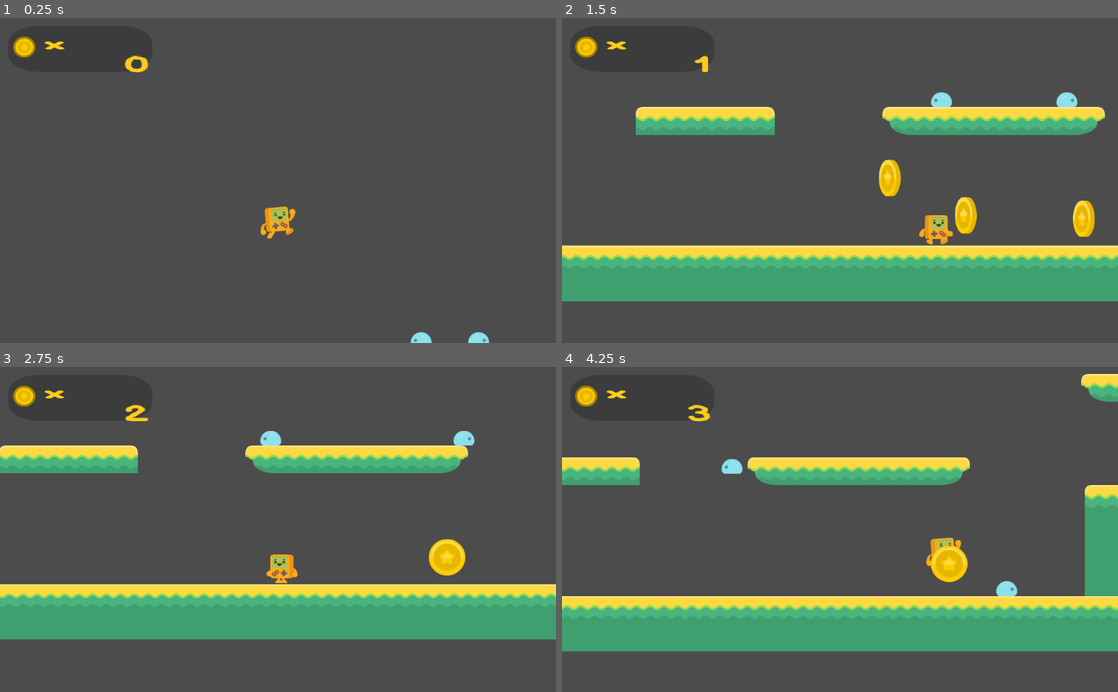
Above: before the commit, frames 1-4 (two rows, left to right).
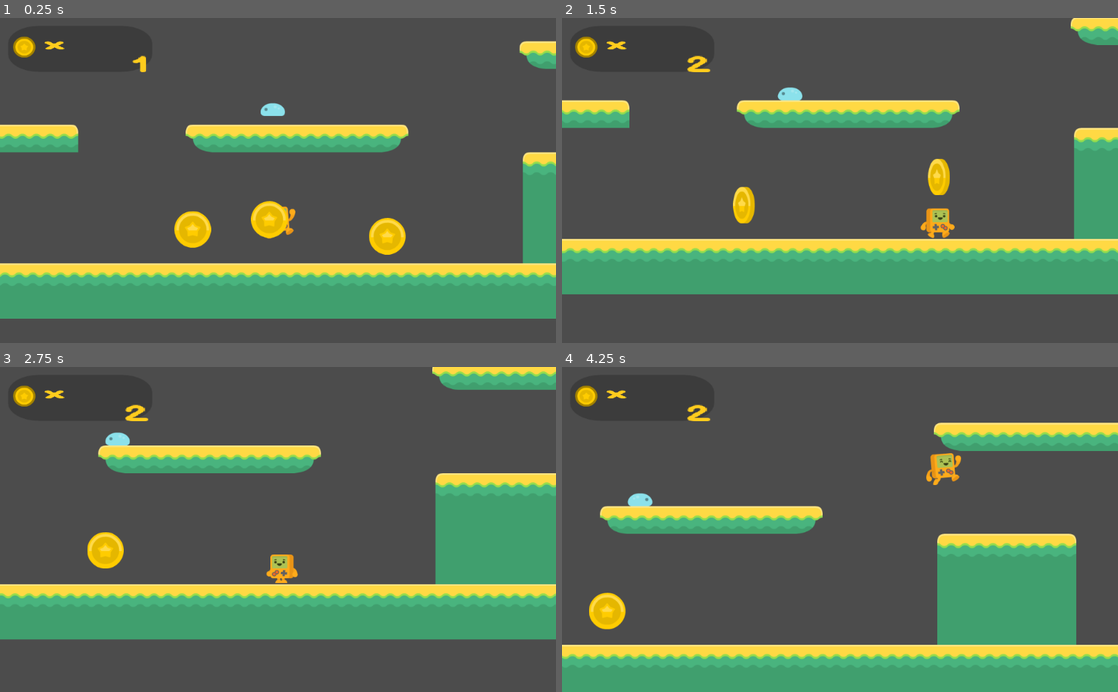
Above: after the commit, the same moments.

Repository: mcgranpa/Platform2D-BornCG
Game: Godot game, scene res://Levels/Level1.tscn
The game is run twice, just before and just after one commit, with the same random seed, the same clock (stepped at 60 frames per second) and the same inputs.
Inputs:
- Up to frame 1 (0.25 s): no input
- Up to frame 2 (1.5 s): hold D (right) from 0.53 s (still down); tap Space (jump) at 0.77 s
- Up to frame 3 (2.75 s): tap Space (jump) at 1.52 s; release D (right) at 2.03 s; hold Left (left) from 2.03 s (still down)
- Up to frame 4 (4.25 s): release Left (left) at 2.78 s; hold D (right) from 2.78 s (still down); tap Space (jump) at 3.02, 3.77 s

The runs differ from the first frame. In frame 1, 26% of the frame differs, in the area x 0-100%, y 7-100%; in frame 2, 22%; in frame 3, 17%; in frame 4, 45%, in the area x 0-100%, y 2-100%.

Commit message:
part13 Final
completed part13 - creating emenies and ray casting.

Diff:
--- a/Characters/enemy.tscn
+++ b/Characters/enemy.tscn
@@ -7,18 +7,26 @@
 extents = Vector2( 21.625, 14.375 )
 
 [node name="enemy" type="KinematicBody2D"]
+position = Vector2( 0.992126, 1.19055 )
 collision_layer = 16
 collision_mask = 39
 script = ExtResource( 2 )
-__meta__ = {
-"_edit_group_": true
-}
 
 [node name="AnimatedSprite" type="AnimatedSprite" parent="."]
 frames = ExtResource( 1 )
 animation = "walk"
+frame = 1
 playing = true
 
 [node name="CollisionShape2D" type="CollisionShape2D" parent="."]
 position = Vector2( 0.5, 2.625 )
 shape = SubResource( 1 )
+
+[node name="floor_checker" type="RayCast2D" parent="."]
+position = Vector2( 0, 0.198 )
+enabled = true
+cast_to = Vector2( 0, 20 )
+collision_mask = 2
+__meta__ = {
+"_editor_description_": "This will be used to detect if the enemy is about to drop off a platform "
+}
--- a/Levels/Level1.tscn
+++ b/Levels/Level1.tscn
@@ -37,7 +37,7 @@
 [node name="OneWayTileMap" parent="." instance=ExtResource( 4 )]
 
 [node name="Javan" parent="." instance=ExtResource( 2 )]
-position = Vector2( 844.772, -1217.43 )
+position = Vector2( 1172.35, -704.012 )
 
 [node name="Coins" type="Node2D" parent="."]
 position = Vector2( 3264, -256 )
@@ -122,10 +122,6 @@
 
 [node name="enemies" type="Node2D" parent="."]
 
-[node name="enemy01" parent="enemies" instance=ExtResource( 10 )]
-position = Vector2( 1189.95, -867.833 )
-
-[node name="enemy02" parent="enemies" instance=ExtResource( 10 )]
-position = Vector2( 1291.04, -866.718 )
-direction = 1
+[node name="enemy" parent="enemies" instance=ExtResource( 10 )]
+position = Vector2( 1175.87, -918.552 )
 [connection signal="body_entered" from="FallZone" to="Javan" method="_on_FallZone_body_entered"]
--- a/Scripts/enemy.gd
+++ b/Scripts/enemy.gd
@@ -2,21 +2,38 @@
 
 var velocity = Vector2()
 export var direction = -1
+export var detects_cliff = true
 
 const SPEED = 50
 const GRAVITY = 20
 
 
 func _ready():
-	if direction == 1:
-		$AnimatedSprite.flip_h = true
+	flip()
 
 func _physics_process(delta):
-	if  is_on_wall():
+
+	## if enemy does not detect a floor under the ray cast
+	## then the enemy is at the edge of the platform and
+	## would fall off if it kept going.  But the deteect cliff
+	## option must also be true
+	var detect_drop_off = not $floor_checker.is_colliding() and detects_cliff
+
+	## if enemy is collioding with a wall or other object or it has
+	## detect a cliff then reverse.  is-on_floor prevents enemy from
+	## flipping if he's falling.
+	if  is_on_wall() or (detect_drop_off and is_on_floor()):
 		direction *= -1
-		$AnimatedSprite.flip_h = not $AnimatedSprite.flip_h
+		flip()
 
 	velocity.y += GRAVITY
 
 	velocity.x = SPEED * direction
 	velocity = move_and_slide(velocity, Vector2.UP)
+
+func flip():
+	if direction == 1:
+		$AnimatedSprite.flip_h = true
+	else:
+		$AnimatedSprite.flip_h = false
+	$floor_checker.position.x = $CollisionShape2D.shape.get_extents().x * direction
